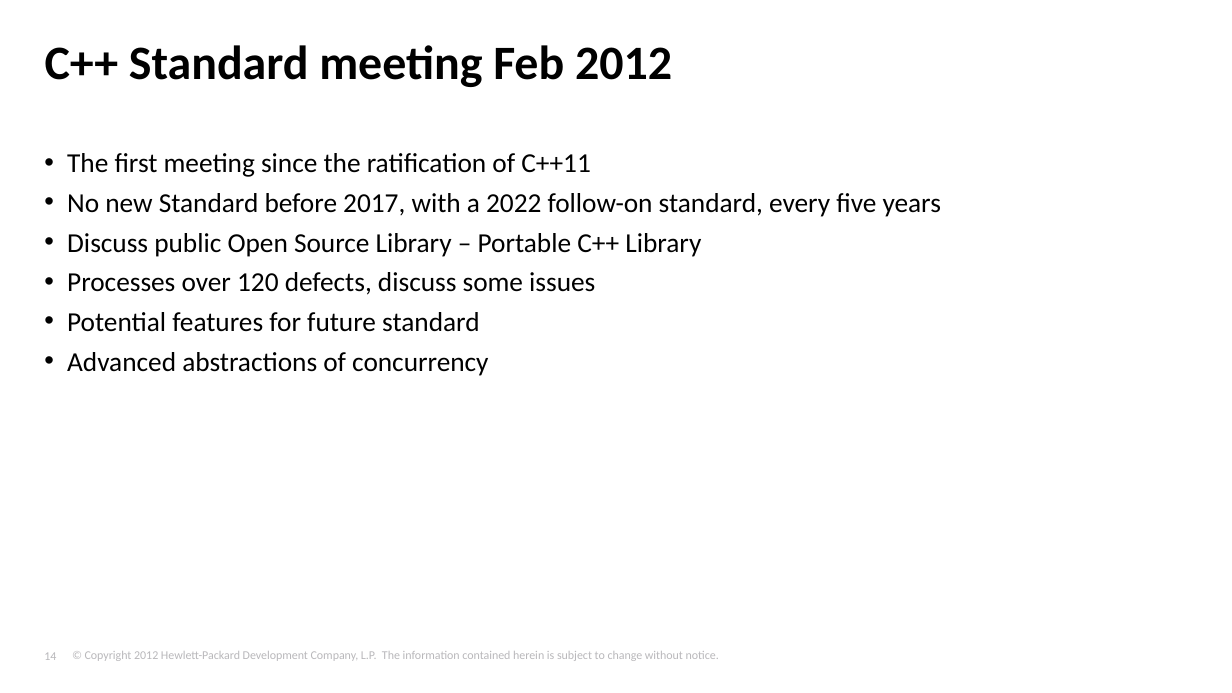
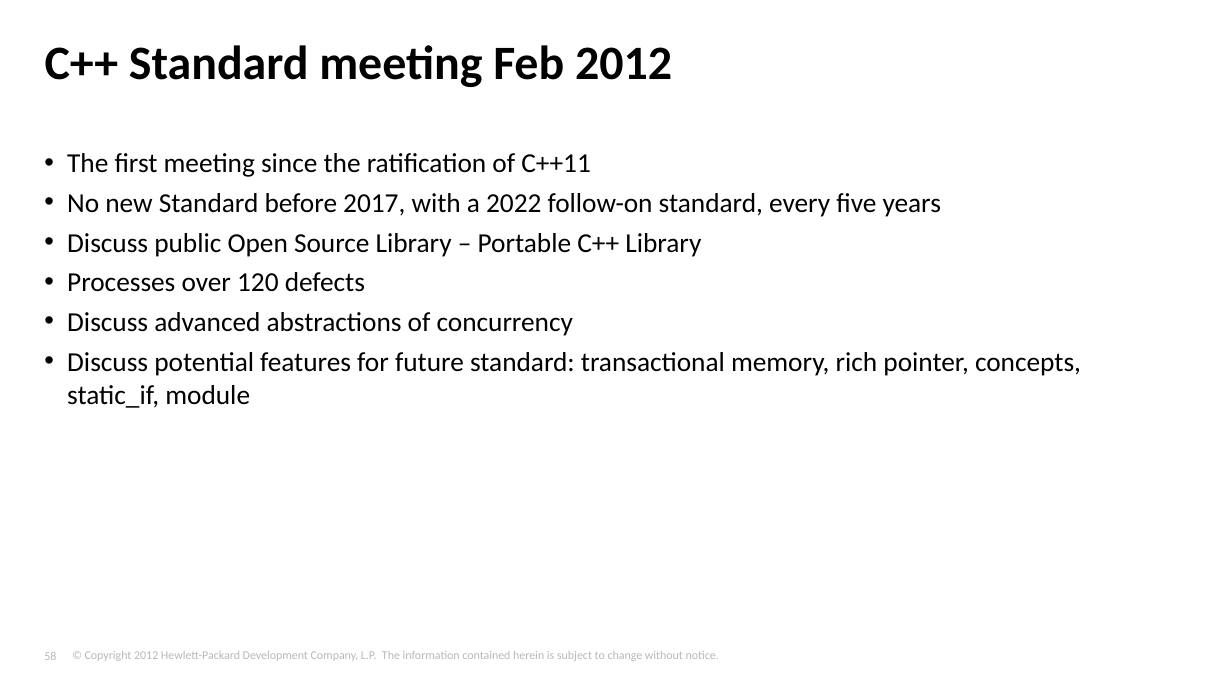
Before and after one commit to tjliupeng/CPP11, a slide deck: slide 58 of C++11.pptx (slide 14 before the commit). Drawn at 1232x693 pixels with LibreOffice and Linux fonts; fonts in the diff are those of the drawing; background and template pictures are left out. Boxes give left, top, right and bottom in pixels: in the first picture for what was removed or moved away, otherwise in the second. Text is boxed around its words. In the diff, an @@ line names an element or a change of style, - is before the commit and + after.

```diff
--- a/C++11.pptx
+++ b/C++11.pptx
@@ text at box(67, 272, 1081, 408): text changed @@
-    • Processes over 120 defects, discuss some issues
-    • Potential features for future standard
-    • Advanced abstractions of concurrency
+    • Processes over 120 defects
+    • Discuss advanced abstractions of concurrency
+    • Discuss potential features for future standard: transactional memory, rich pointer, concepts, static_if, module
@@ page number at box(44, 652, 56, 660): text changed @@
-14
+58
```
Also in this commit, not shown: 6 other slides changed, 46 slides added, 15 slides removed, 1 other file.
